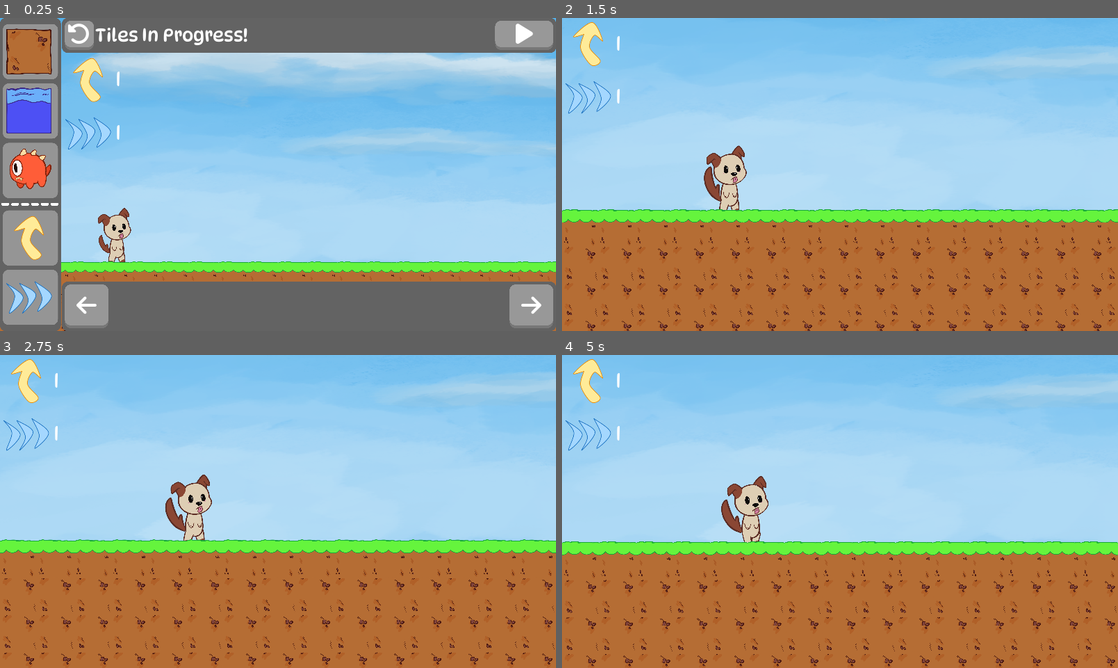
Above: before the commit, frames 1-4 (two rows, left to right).
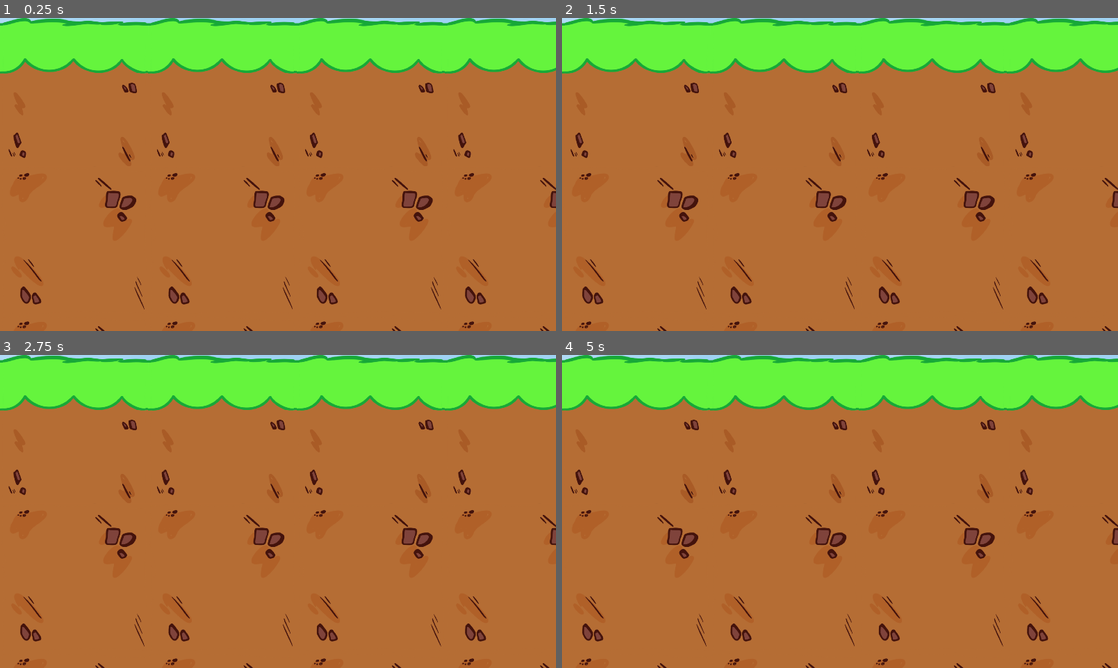
Above: after the commit, the same moments.

Repository: BreadBirdGames/Tiles-In-Progress
Game: Godot game, scene res://Main.tscn
The game is run twice, just before and just after one commit, with the same random seed, the same clock (stepped at 60 frames per second) and the same inputs. The engine's default icon, where the game draws it, is replaced by a stand-in: a white triangle on a blue panel in a dark square.
Inputs (mouse positions are in pixels of both pictures, inside the frame that each line leads up to):
- Up to frame 1 (0.25 s): no input
- Up to frame 2 (1.5 s): click (1084, 36) at 0.52 s; tap Enter at 1.25 s; move the mouse to (962, 158) at 1.27 s; hold D (mo_right) from 1.28 s (still down); hold Enter from 1.28 s (still down); click (962, 158) at 1.42 s
- Up to frame 3 (2.75 s): tap Space (mo_jump) at 1.52 s; release D (mo_right) at 2 s; release Enter at 2 s; drag from (166, 527) to (250, 574) at 2.02 s
- Up to frame 4 (5 s): move the mouse to (895, 442) at 2.77 s; hold A (mo_left) 2.78-3.5 s; hold Enter 2.78-3.5 s; drag from (812, 574) to (673, 464) at 3.52 s; move the mouse to (1006, 558) at 4.27 s; hold D (mo_right) from 4.28 s (still down); hold Enter from 4.28 s (still down); tap Space (mo_jump) at 4.52 s

The runs differ from the first frame. In frame 1, 97% of the frame differs, in the area x 0-100%, y 0-100%; in frame 2, 67%; in frame 3, 65%; in frame 4, 66%.

Commit message:
Cover Image

Diff:
--- /dev/null
+++ b/CoverImage.tscn
@@ -0,0 +1,114 @@
+[gd_scene load_steps=10 format=2]
+
+[ext_resource path="res://Sprites/Enemy.png" type="Texture" id=1]
+[ext_resource path="res://Sprites/DirtUI.png" type="Texture" id=2]
+[ext_resource path="res://Sprites/DynaPuff-VariableFont_wdth,wght.ttf" type="DynamicFontData" id=3]
+[ext_resource path="res://Sprites/Player.png" type="Texture" id=4]
+[ext_resource path="res://Sprites/GrassWorld.png" type="Texture" id=5]
+[ext_resource path="res://Sprites/DirtWorld.png" type="Texture" id=6]
+[ext_resource path="res://Sprites/sky.png" type="Texture" id=7]
+
+[sub_resource type="DynamicFont" id=1]
+size = 256
+font_data = ExtResource( 3 )
+
+[sub_resource type="DynamicFont" id=2]
+size = 96
+font_data = ExtResource( 3 )
+
+[node name="CoverImage" type="Node2D"]
+
+[node name="Sky2" type="Sprite" parent="."]
+position = Vector2( -21050, -6000 )
+scale = Vector2( 10, 10 )
+texture = ExtResource( 7 )
+
+[node name="Player" type="Sprite" parent="Sky2"]
+position = Vector2( -620.6, -104.7 )
+rotation = -0.168769
+texture = ExtResource( 4 )
+
+[node name="GrassWorld" type="Sprite" parent="Sky2"]
+position = Vector2( -313.2, 416 )
+scale = Vector2( 0.5, 0.5 )
+texture = ExtResource( 5 )
+offset = Vector2( -1037.6, 102 )
+
+[node name="GrassWorld2" type="Sprite" parent="Sky2"]
+position = Vector2( -313.2, 416 )
+scale = Vector2( 0.5, 0.5 )
+texture = ExtResource( 5 )
+offset = Vector2( -525.6, 102 )
+
+[node name="GrassWorld9" type="Sprite" parent="Sky2"]
+position = Vector2( -313.2, 421 )
+scale = Vector2( 0.5, 0.5 )
+texture = ExtResource( 6 )
+offset = Vector2( -13.6001, 102 )
+
+[node name="GrassWorld3" type="Sprite" parent="Sky2"]
+position = Vector2( -313, 165 )
+scale = Vector2( 0.5, 0.5 )
+texture = ExtResource( 6 )
+offset = Vector2( -13.6001, 102 )
+
+[node name="GrassWorld4" type="Sprite" parent="Sky2"]
+position = Vector2( -313.2, 416 )
+scale = Vector2( 0.5, 0.5 )
+texture = ExtResource( 5 )
+offset = Vector2( 498.4, 102 )
+
+[node name="GrassWorld5" type="Sprite" parent="Sky2"]
+position = Vector2( 710.8, 416 )
+scale = Vector2( 0.5, 0.5 )
+texture = ExtResource( 5 )
+offset = Vector2( -1037.6, 102 )
+
+[node name="GrassWorld6" type="Sprite" parent="Sky2"]
+position = Vector2( 710.8, 416 )
+scale = Vector2( 0.5, 0.5 )
+texture = ExtResource( 5 )
+offset = Vector2( -525.6, 102 )
+
+[node name="GrassWorld7" type="Sprite" parent="Sky2"]
+position = Vector2( 710.8, 416 )
+scale = Vector2( 0.5, 0.5 )
+texture = ExtResource( 5 )
+offset = Vector2( -13.6001, 102 )
+
+[node name="GrassWorld8" type="Sprite" parent="Sky2"]
+position = Vector2( 710.8, 416 )
+scale = Vector2( 0.5, 0.5 )
+texture = ExtResource( 5 )
+offset = Vector2( 498.4, 102 )
+
+[node name="DirtUi" type="Sprite" parent="Sky2"]
+position = Vector2( -438.5, 14.2 )
+scale = Vector2( 0.204739, 0.204739 )
+texture = ExtResource( 2 )
+
+[node name="Enemy" type="Sprite" parent="Sky2"]
+position = Vector2( 605.9, 100.3 )
+scale = Vector2( 1, 1 )
+texture = ExtResource( 1 )
+
+[node name="Label" type="Label" parent="Sky2"]
+margin_left = -339.5
+margin_top = -598.2
+margin_right = 484.5
+margin_bottom = -285.2
+custom_fonts/font = SubResource( 1 )
+text = "Tiles!"
+
+[node name="Label2" type="Label" parent="Sky2"]
+margin_left = -339.5
+margin_top = -334.0
+margin_right = 484.5
+margin_bottom = -21.0
+custom_fonts/font = SubResource( 2 )
+text = "(in progress)"
+
+[node name="Camera2D" type="Camera2D" parent="."]
+position = Vector2( -21050, -6450 )
+current = true
+zoom = Vector2( 10, 10 )
--- a/Main.tscn
+++ b/Main.tscn
@@ -165,6 +165,7 @@
 
 [node name="Camera" parent="CameraTarget" instance=ExtResource( 7 )]
 pause_mode = 2
+current = false
 speed = 50.0
 limit_right_pos = 10575.0
 FOLLOW_SPEED = 2.5
@@ -183,6 +184,7 @@
 position = Vector2( 0, 3075 )
 
 [node name="CanvasLayer" type="CanvasLayer" parent="."]
+visible = false
 
 [node name="MarginContainer" type="MarginContainer" parent="CanvasLayer"]
 anchor_right = 1.0
@@ -203,6 +205,9 @@
 water_tile = ExtResource( 4 )
 enemy = ExtResource( 8 )
 
+[node name="PanelContainer" parent="CanvasLayer/MarginContainer/Editor/HBoxContainer" index="0"]
+margin_right = 204.0
+
 [node name="FontAwesome6" parent="CanvasLayer/MarginContainer/Editor/HBoxContainer/VBoxContainer/PanelContainer/HBoxContainer/UndoButton/CenterContainer" index="0"]
 custom_fonts/font = SubResource( 14 )
 
Not shown, added: Sprites/CoverImage.kra
